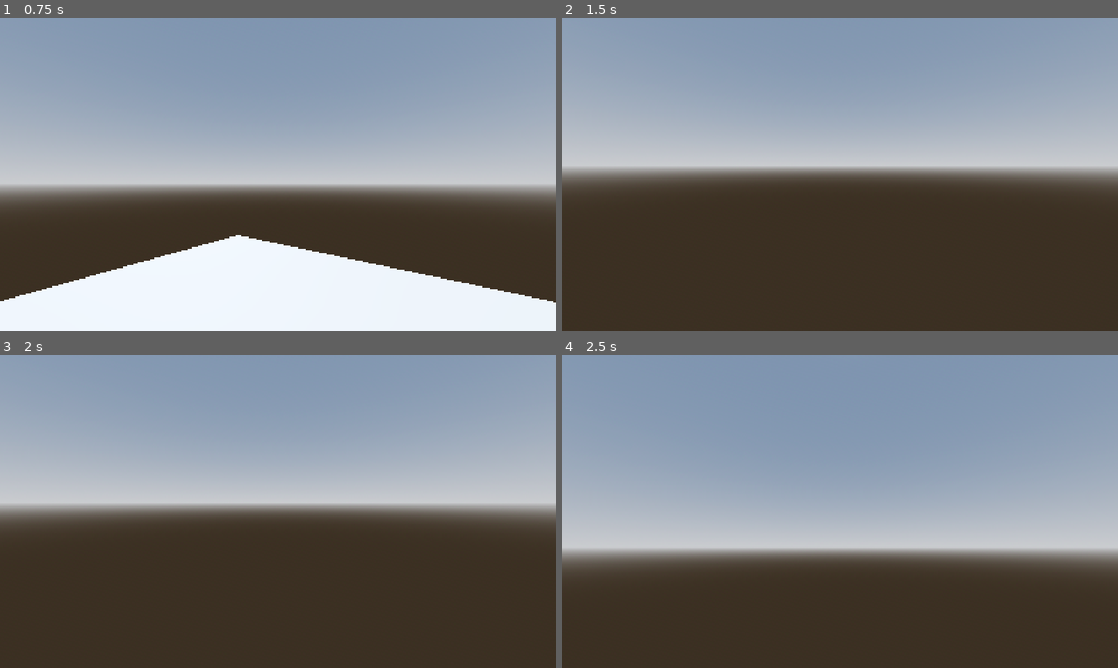
Above: before the commit, frames 1-4 (two rows, left to right).
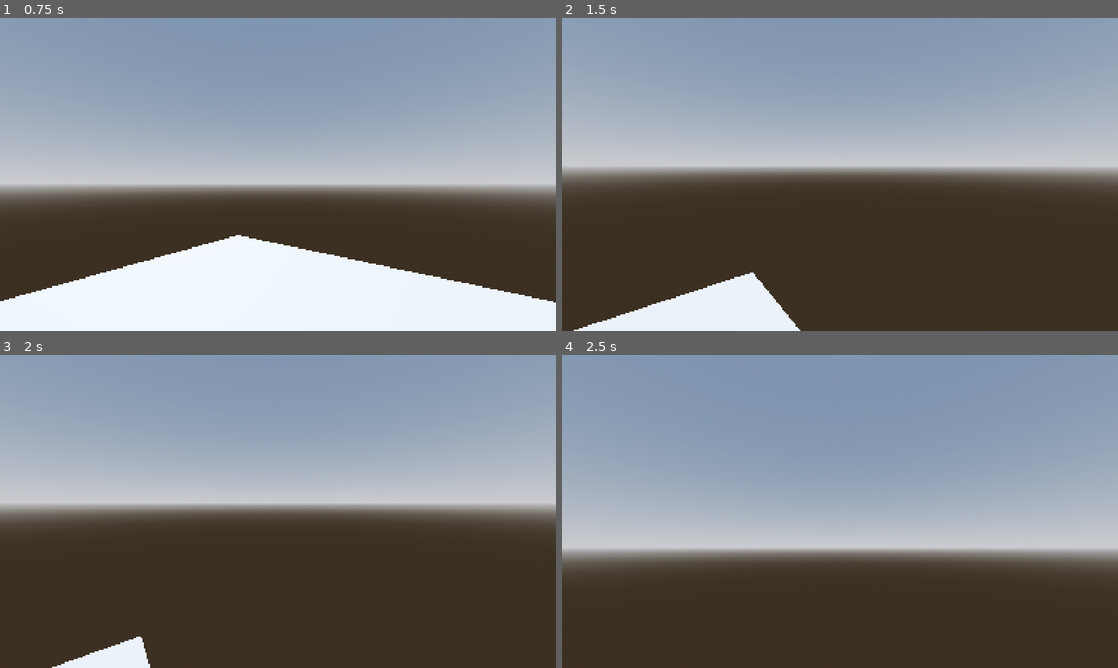
Above: after the commit, the same moments.

Repository: PixelSaver/WannaFall
Game: Godot game, scene res://Scenes/world.tscn
Two runs of this game, one before a commit and one after it. Both use one fixed random seed, a clock stepped at 60 frames per second and the inputs below.
Inputs (mouse positions are in pixels of both pictures, inside the frame that each line leads up to):
- Up to frame 1 (0.75 s): tap Enter at 0.5 s; move the mouse to (305, 174) at 0.52 s; press the mouse at (305, 174) at 0.53 s; hold W (up) from 0.53 s (still down)
- Up to frame 2 (1.5 s): keep holding W (up); tap Space (jump) at 0.77, 1.07, 1.25 s; right-click (867, 174) at 0.8 s; move the mouse to (812, 174) at 1.27 s; release the mouse at (812, 174) at 1.28 s; right-click (812, 174) at 1.35 s
- Up to frame 3 (2 s): keep holding W (up); tap Space (jump) at 1.52, 1.55, 1.82 s
- Up to frame 4 (2.5 s): keep holding W (up); move the mouse to (851, 505) at 2.02 s; press the mouse at (851, 505) at 2.03 s; tap Space (jump) at 2.1 s

Frame 1 is identical in both runs. In frame 2, 3.9% of the frame differs, in the area x 2-43%, y 81-100%; in frame 3, 0.9%; in frame 4, nothing differs.

Commit message:
Spring Cleaning!!! BUT THE THEME AND THE SEASON IS FALL AHH

Diff:
--- a/Scenes/world.tscn
+++ b/Scenes/world.tscn
@@ -45,6 +45,7 @@
 
 [node name="Player" parent="." instance=ExtResource("1_a02cp")]
 transform = Transform3D(1, 0, 0, 0, 1, 0, 0, 0, 1, 0, 1, 0)
+mouse_sensitivity = null
 
 [node name="Node3D" type="Node3D" parent="."]
 
--- a/Scripts/hold.gd
+++ b/Scripts/hold.gd
@@ -5,6 +5,7 @@
 enum Click {
 	LEFT,
 	RIGHT,
+	NONE,
 }
 
 var click_held : Click
--- a/Scripts/player.gd
+++ b/Scripts/player.gd
@@ -3,23 +3,35 @@
 
 const SPEED = 5.0
 const JUMP_VELOCITY = 10
-const GRAVITY = Vector3.DOWN * 10.
-@export var mouse_sensitivity : float = .01
+const GRAVITY = Vector3.DOWN * 20
+
+@export_category("Holding Physics Tweaks")
+@export var mouse_sensitivity: float = 0.01
+@export var spring_strength: float = 100.0
+@export var spring_damping: float = 0.85
+@export var grab_range: float = 3.0
+@export var min_hold_distance: float = 0.3
+
+@export_category("Misc")
 @onready var head: Node3D = $Head
 @onready var camera: Camera3D = $Head/Camera3D
 @export var ray : RayCast3D
-var hold_in_crosshair : Hold = null
-var attracting_holds : Array[Hold] = []
+
+var hold_in_crosshair: Hold = null
+var left_hand_hold: Hold = null
+var right_hand_hold: Hold = null
 
 func _ready() -> void:
 	Input.mouse_mode = Input.MOUSE_MODE_CAPTURED
 
 func _physics_process(delta: float) -> void:
-	# Add the gravity.
-	if not is_on_floor():
+	var is_grabbing = left_hand_hold != null or right_hand_hold != null
+
+	# Cant gravitate during jump, the climbing forces deals with that
+	if not is_grabbing and not is_on_floor():
 		velocity += GRAVITY * delta
 
-	# Handle jump.
+	# Handle jump, only on the ground
 	if Input.is_action_just_pressed("jump") and is_on_floor():
 		velocity.y = JUMP_VELOCITY
 
@@ -27,15 +39,24 @@
 
 	var input_dir := Input.get_vector("left", "right", "up", "down")
 	var direction := (head.basis * Vector3(input_dir.x, 0, input_dir.y)).normalized()
-	if direction:
-		velocity.x = direction.x * SPEED
-		velocity.z = direction.z * SPEED
-		attract_to_holds(delta)
+
+	if is_grabbing:
+		# Climbing mode
+		apply_climbing_forces(delta)
+
+		# Smaller directional movement when grabbing??
+		#TODO Try making this true in the air
+		if direction:
+			velocity += direction * SPEED * 0.3 * delta
+
+		velocity *= spring_damping
 	else:
-		attract_to_holds(delta)
-		velocity.x = move_toward(velocity.x, 0, SPEED)
-		velocity.z = move_toward(velocity.z, 0, SPEED)
-
+		if direction:
+			velocity.x = direction.x * SPEED
+			velocity.z = direction.z * SPEED
+		else:
+			velocity.x = move_toward(velocity.x, 0, SPEED)
+			velocity.z = move_toward(velocity.z, 0, SPEED)
 
 	move_and_slide()
 
@@ -51,22 +72,47 @@
 		var rot_y = head.rotation.x - event.relative.y * mouse_sensitivity
 		rot_y = clamp(rot_y, -PI/2., PI/2.)
 		head.rotation.x = rot_y
-	elif Input.is_action_pressed("left_click") and hold_in_crosshair:
-		if attracting_holds.find(hold_in_crosshair) > -1: return
-		hold_in_crosshair.click_held = Hold.Click.LEFT
-		attracting_holds.append(hold_in_crosshair)
+
+	# Left hand grab
+	if Input.is_action_just_pressed("left_click"):
+		if hold_in_crosshair and left_hand_hold == null:
+			left_hand_hold = hold_in_crosshair
+			left_hand_hold.click_held = Hold.Click.LEFT
+
 	elif Input.is_action_just_released("left_click"):
-		print("released")
-		for hold in attracting_holds:
-			if hold.click_held == Hold.Click.LEFT:
-				attracting_holds.erase(hold)
+		if left_hand_hold:
+			left_hand_hold.click_held = Hold.Click.NONE
+			left_hand_hold = null
 
-var spring_strength:float = 50
-var grab_range:float = 5
-func attract_to_holds(delta:float):
-	if attracting_holds.size() == 0: return
-	for hold in attracting_holds:
-		var vec_to = self.global_position.direction_to(hold.global_position)
-		var dist = self.global_position.distance_to(hold.global_position)
-		velocity += vec_to * spring_strength * delta * (dist/(dist+grab_range))
-		velocity.y -= velocity.y * .5 * delta
+	# Right hand grab
+	if Input.is_action_just_pressed("right_click"):
+		if hold_in_crosshair and right_hand_hold == null:
+			right_hand_hold = hold_in_crosshair
+			right_hand_hold.click_held = Hold.Click.RIGHT
+
+	elif Input.is_action_just_released("right_click"):
+		if right_hand_hold:
+			right_hand_hold.click_held = Hold.Click.NONE
+			right_hand_hold = null
+
+func apply_climbing_forces(delta: float) -> void:
+	var holds = [left_hand_hold, right_hand_hold].filter(func(h): return h != null)
+
+	if holds.size() == 0:
+		return
+
+	# average target position
+	var target_pos = Vector3.ZERO
+	for hold in holds:
+		target_pos += hold.global_position
+	target_pos /= holds.size()
+
+	var to_target = target_pos - global_position
+	var distance = to_target.length()
+
+	if distance > min_hold_distance:
+		var spring_force = to_target.normalized() * spring_strength * (distance - min_hold_distance)
+		velocity += spring_force * delta
+
+
+	#velocity += -GRAVITY * delta
